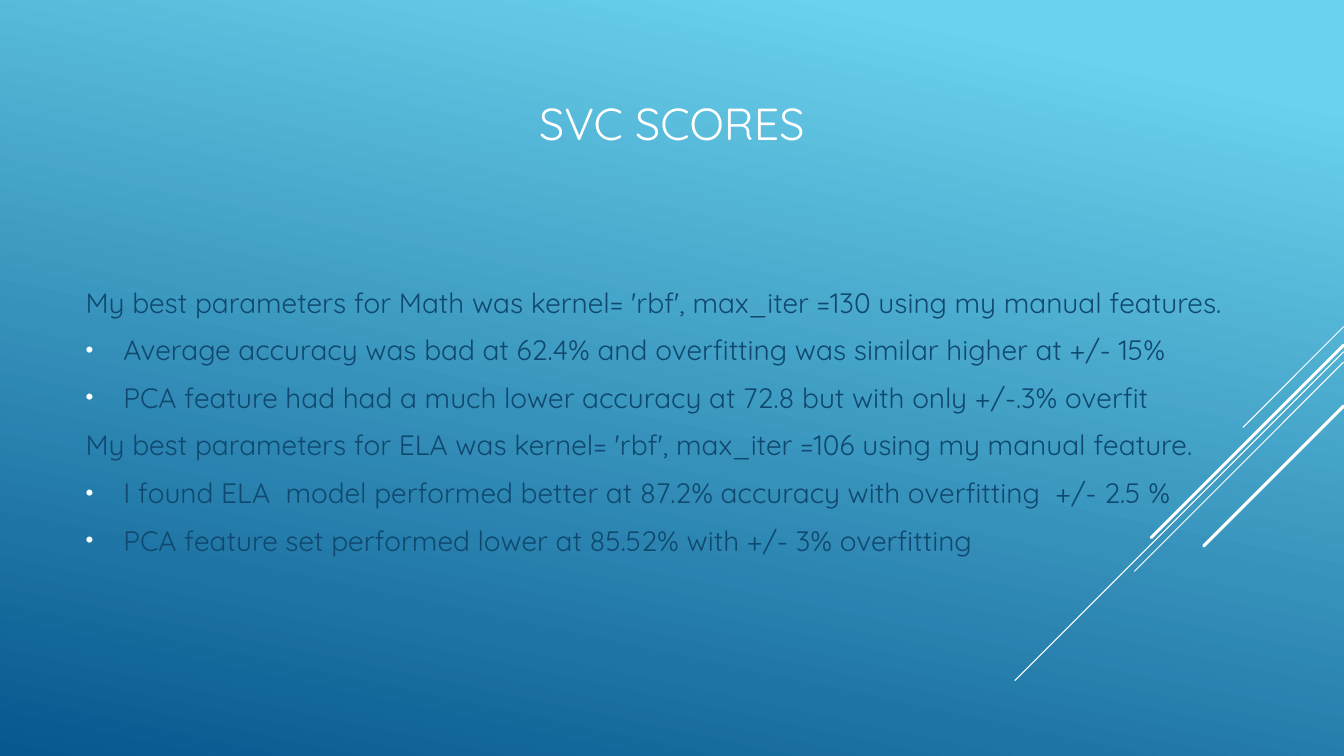
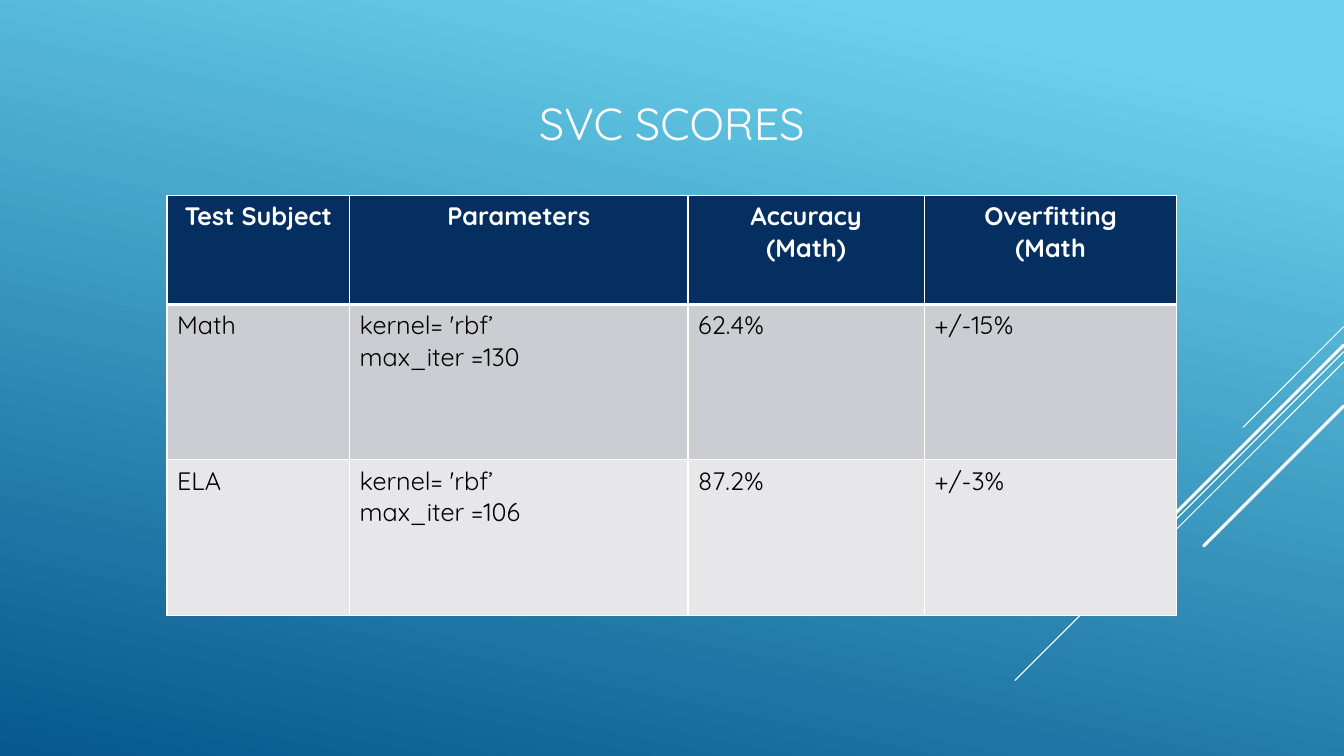
Before and after one commit to efuller11/Thinkful, a slide deck: slide 22 of New York Education System capstone.pptx (slide 21 before the commit). Drawn at 1344x756 pixels with LibreOffice and Linux fonts; fonts in the diff are those of the drawing. Boxes give left, top, right and bottom in pixels: in the first picture for what was removed or moved away, otherwise in the second. Text is boxed around its words. In the diff, an @@ line names an element or a change of style, - is before the commit and + after.

```diff
--- a/New York Education System capstone.pptx
+++ b/New York Education System capstone.pptx
@@ table added at box(167, 196, 1178, 615), 3 rows, 4 columns @@
+Test Subject | Parameters | Accuracy / (Math) | Overfitting / (Math
+Math | kernel= 'rbf’ / max_iter =130 | 62.4% | +/-15%
+ELA | kernel= 'rbf’ / max_iter =106 | 87.2% | +/-3%
@@ text removed at box(86, 292, 1221, 557) @@
-My best parameters for Math was kernel= 'rbf', max_iter =130 using my manual features.
-• Average accuracy was bad at 62.4% and overfitting was similar higher at +/- 15%
-• PCA feature had had a much lower accuracy at 72.8 but with only +/-.3% overfit
-My best parameters for ELA was kernel= 'rbf', max_iter =106 using my manual feature.
-• I found ELA model performed better at 87.2% accuracy with overfitting +/- 2.5 %
-• PCA feature set performed lower at 85.52% with +/- 3% overfitting
```
Also in this commit, not shown: 21 other slides changed, 1 slide added, 1 other file.
